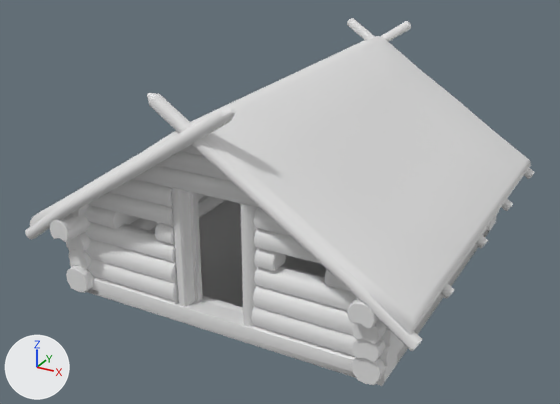
The OBJ model client/assets/mesh/herbalist.obj, before and after one commit.
Camera for both pictures: a 50 mm lens placed at (5.86, -11.52, 6.68), pointed at (-0.2, -0.5, 1.17). Arrows for +X, +Y and +Z are at lower left; the lights stay in place. Where no turn or scale is listed for an object, it has been applied to the vertices.

The scene before the commit, as lines of its bpy script (objects in view):
```python
me_balki_cube_000 = bpy.data.meshes.new('balki_Cube.000')
me_balki_cube_000.from_pydata(...)  # 504 vertices, 908 faces; spans x -3.42..3.42, y -3.5..3.43, z 0.93..3.78
me_roof_cube_000 = bpy.data.meshes.new('roof_Cube.000')
me_roof_cube_000.from_pydata(...)  # 228 vertices, 399 faces; spans x -3.31..3.31, y -3.41..3.38, z 0.01..3.44
me_wall2_cube_000 = bpy.data.meshes.new('wall2_Cube.000')
me_wall2_cube_000.from_pydata(...)  # 224 vertices, 422 faces; spans x 2.39..2.85, y -3.44..3.44, z 0.04..1.72
ob_balki_cube_000 = bpy.data.objects.new('balki_Cube.000', me_balki_cube_000)
ob_balki_cube_000.location = (0.0, 0.0, 0.0)
ob_roof_cube_000 = bpy.data.objects.new('roof_Cube.000', me_roof_cube_000)
ob_roof_cube_000.location = (0.0, 0.0, 0.0)
ob_wall2_cube_000 = bpy.data.objects.new('wall2_Cube.000', me_wall2_cube_000)
ob_wall2_cube_000.location = (0.0, 0.0, 0.0)
# also in view: 'wall1_Cube.000' at (0.0, -2.77, 1.6); 'wall3_Cube.000' at (-2.61, 0.0, 0.88)
```
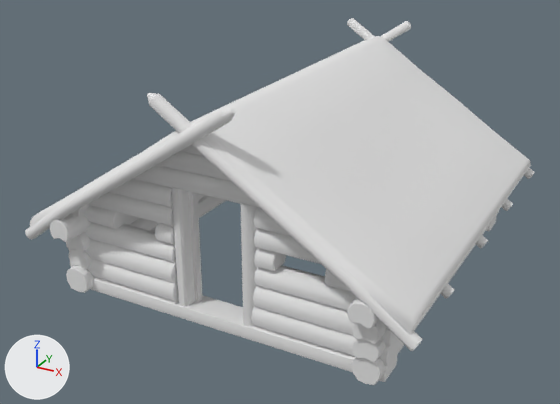
The newer file is also turned or shifted as a whole; pictures and numbers use the older file's frame.

Boxes (x1, y1, x2, y2) around the edits, measured in the pictures (560 x 404 px):
'roof_Cube.000', reshaped (15% shorter): before (30, 36, 531, 386); after (30, 36, 531, 335)
part 1 of me_roof_cube_000, deleted: before (87, 200, 489, 386)

What the commit changed:
Material 'None' (mat_none) is new.
Its base color is (0.8, 0.8, 0.8) (white #e7e7e7).
Its roughness is 1.0.
me_roof_cube_000 has 228 vertices, 399 faces and spans x -3.31..3.31, y -3.41..3.38, z 0.01..3.44.
me_roof_cube_000 is used by ob_roof_cube_000; location (0.0, 0.0, 0.0).
me_roof_cube_000 part 1: the loose piece of 7 vertices spanning x -2.81..2.83, y -3.07..3.07, z 0.01..0.27 is deleted.
me_roof_cube_000 now uses material mat_none (white #e7e7e7).
